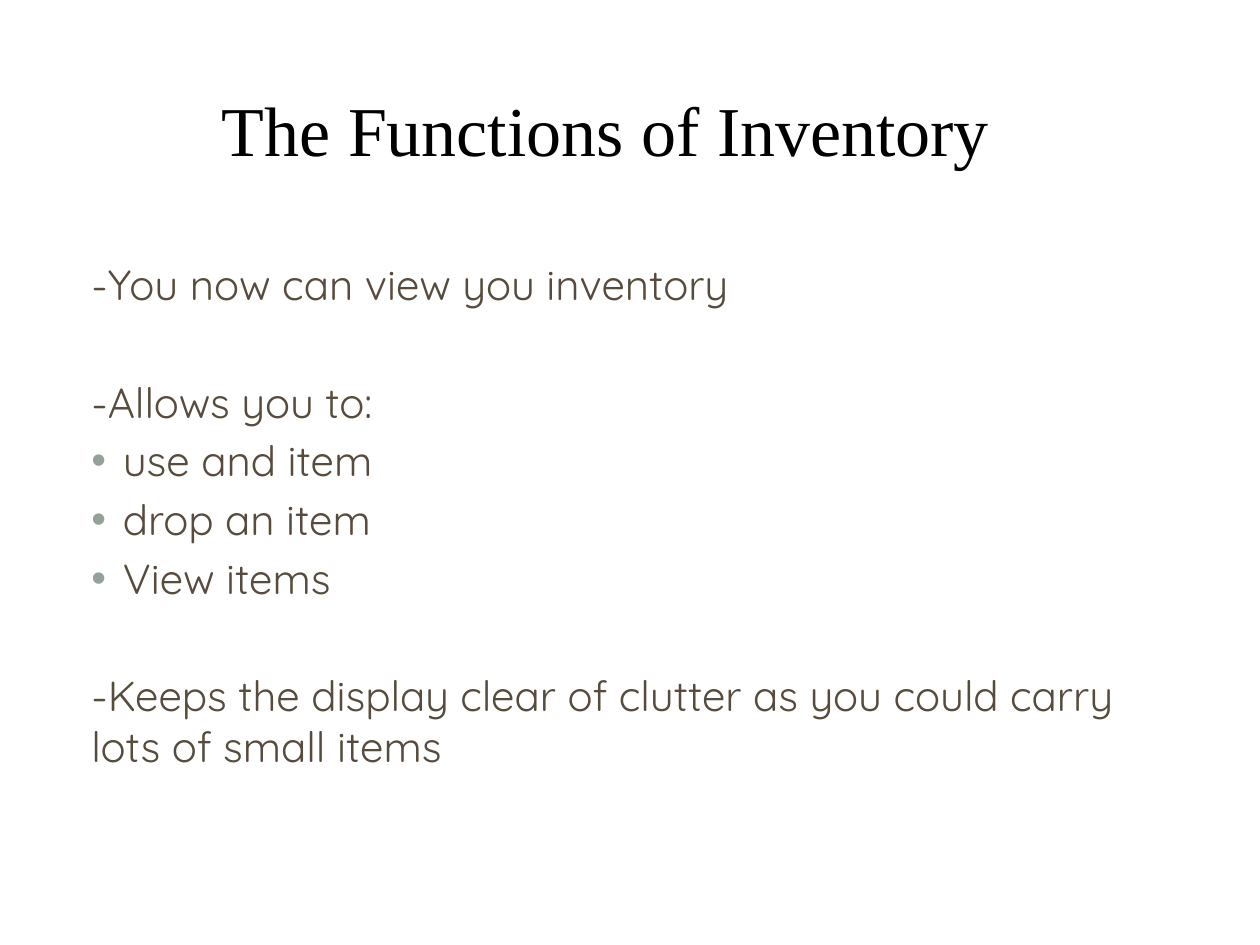
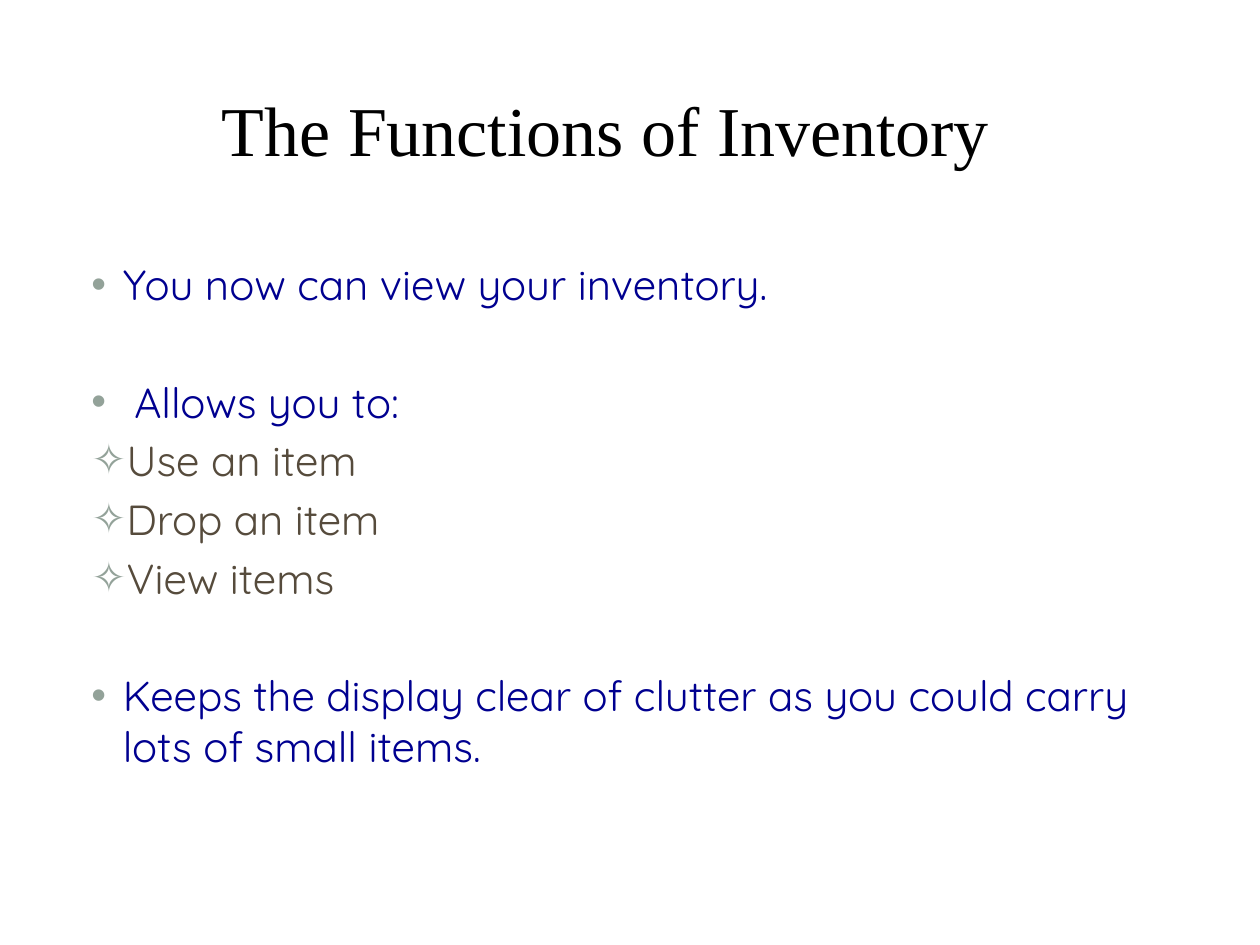
Before and after one commit to BlazeAxtrius/CM1101-Final-Game-Team09, a slide deck: slide 4 of GAME/Game-Plan-Haunted-House.pptx. Drawn at 1260x945 pixels with LibreOffice and Linux fonts; fonts in the diff are those of the drawing; background and template pictures are left out. Boxes give left, top, right and bottom in pixels: in the first picture for what was removed or moved away, otherwise in the second. Text is boxed around its words. In the diff, an @@ line names an element or a change of style, - is before the commit and + after.

```diff
--- a/GAME/Game-Plan-Haunted-House.pptx
+++ b/GAME/Game-Plan-Haunted-House.pptx
@@ text at [123, 270, 767, 544]: text changed; text colour #564B3C to #000090 @@
--You now can view you inventory
--Allows you to:
-• use and item
-• drop an item
+• You now can view your inventory.
+• Allows you to:
+✧ Use an item
+✧ Drop an item
@@ text at [127, 564, 334, 595]: bullet • to ✧ @@
@@ text at [123, 680, 1128, 763]: text changed; text colour #564B3C to #000090 @@
--Keeps the display clear of clutter as you could carry lots of small items
+• Keeps the display clear of clutter as you could carry lots of small items.
```
Also in this commit, not shown: 6 other slides changed, 1 other file.
